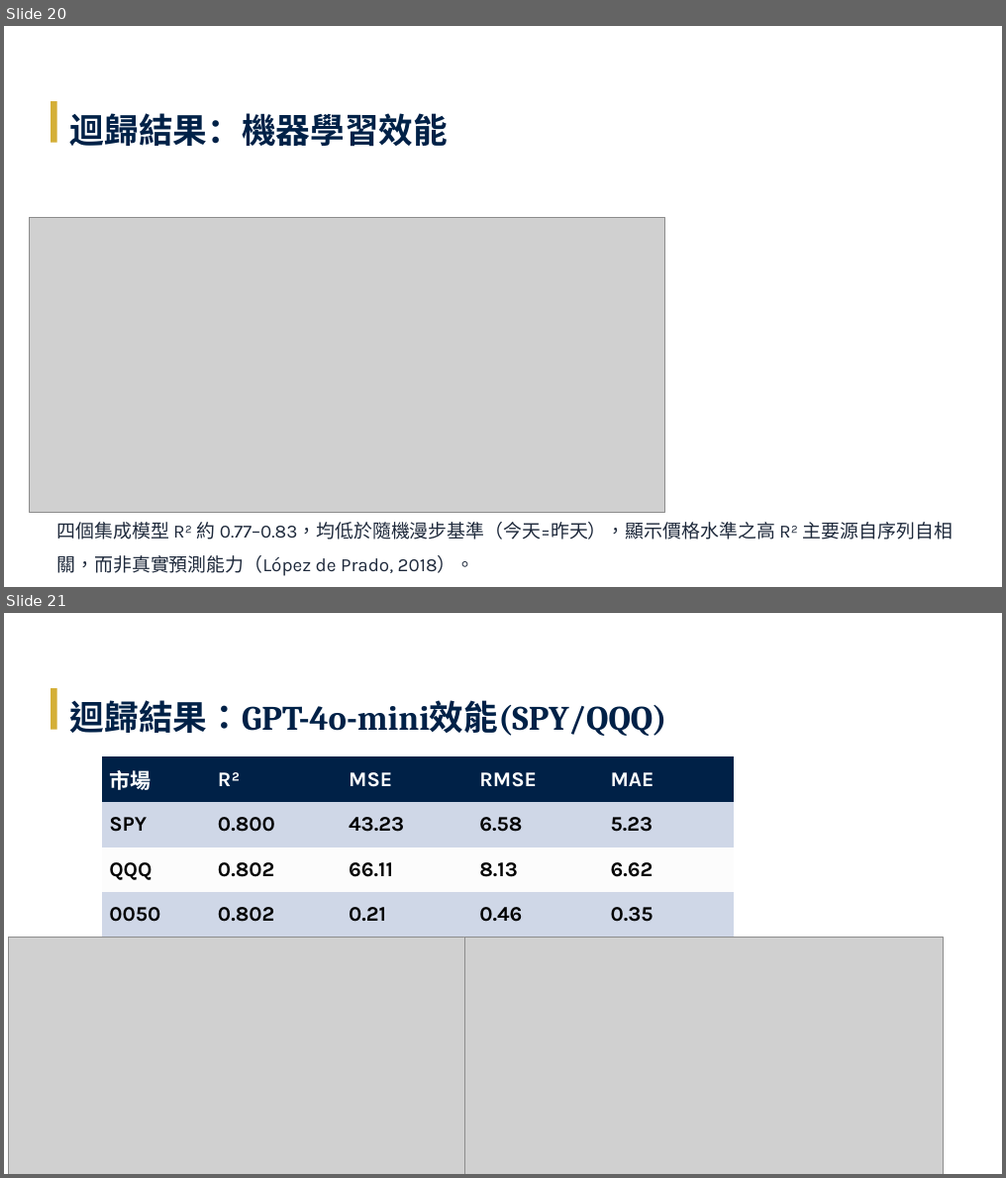
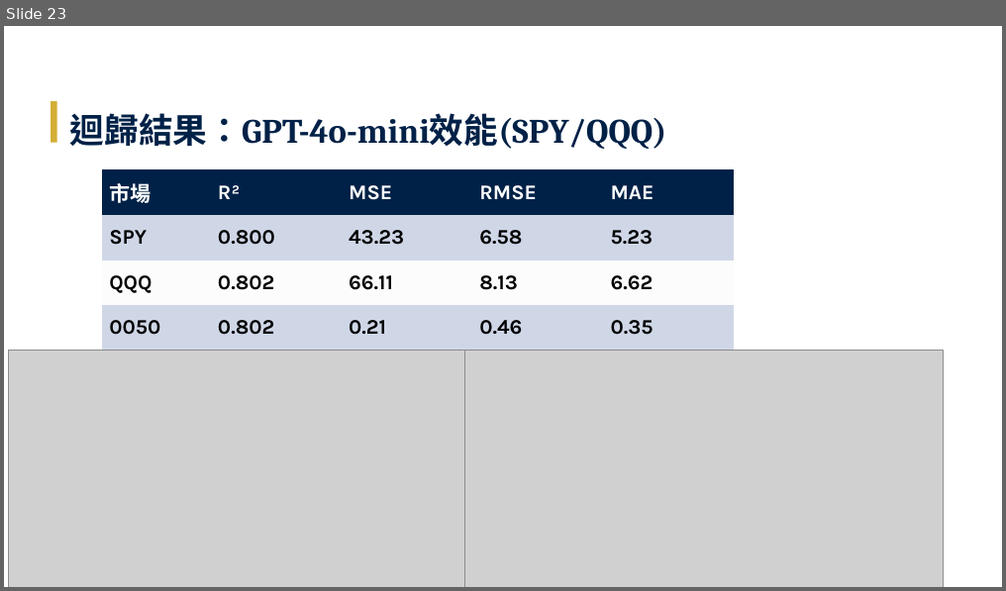
Before and after one commit to Tzu-Lin/ETF-AI-Project, a slide deck: 林子瑜-LLM_ETF_修訂四版_v20260608.pptx. Shown one above the other, each under a label of ours: slides 20 and 21 before the commit, slide 23 after it. The pictures are 1006x1178 and 1006x591 pixels, drawn with LibreOffice and Linux fonts; fonts in the diff are those of the drawing; grey boxes stand for pictures; background and template pictures are left out. Boxes give left, top, right and bottom in pixels: in the first picture for what was removed or moved away, otherwise in the second. Text is boxed around its words. In the diff, an @@ line names an element or a change of style, - is before the commit and + after.

```diff
--- a/林子瑜-LLM_ETF_修訂四版_v20260608.pptx
+++ b/林子瑜-LLM_ETF_修訂四版_v20260608.pptx
@@ slide 20 removed at box(4, 26, 1002, 587), background picture (left out) @@
@@ rectangle removed at box(51, 101, 56, 143) @@
@@ text removed at box(70, 113, 448, 147) @@
-迴歸結果：機器學習效能
@@ picture removed at box(30, 218, 664, 512) @@
@@ text removed at box(57, 522, 952, 576) @@
-四個集成模型 R² 約 0.77–0.83，均低於隨機漫步基準（今天=昨天），顯示價格水準之高 R² 主要源自序列自相關，而非真實預測能力（López de Prado, 2018）。
@@ what was slide 21 is now slide 23 @@
```
Also in this commit, not shown: 4 slides changed, 6 slides added, 4 other slides removed.
